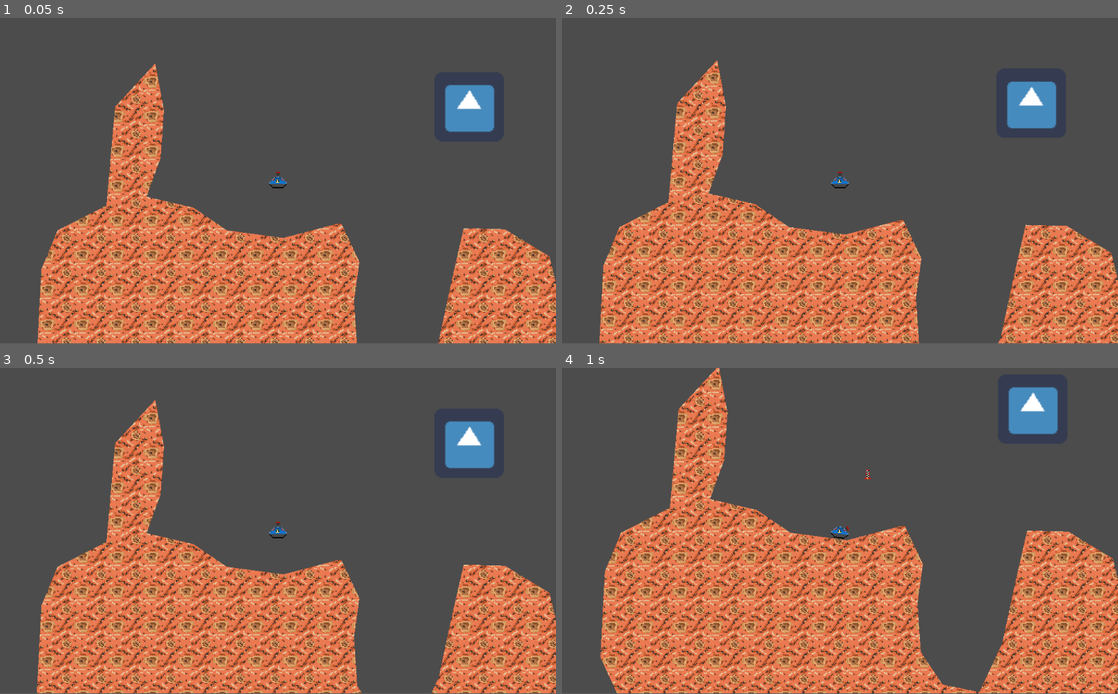
Above: before the commit, frames 1-4 (two rows, left to right).
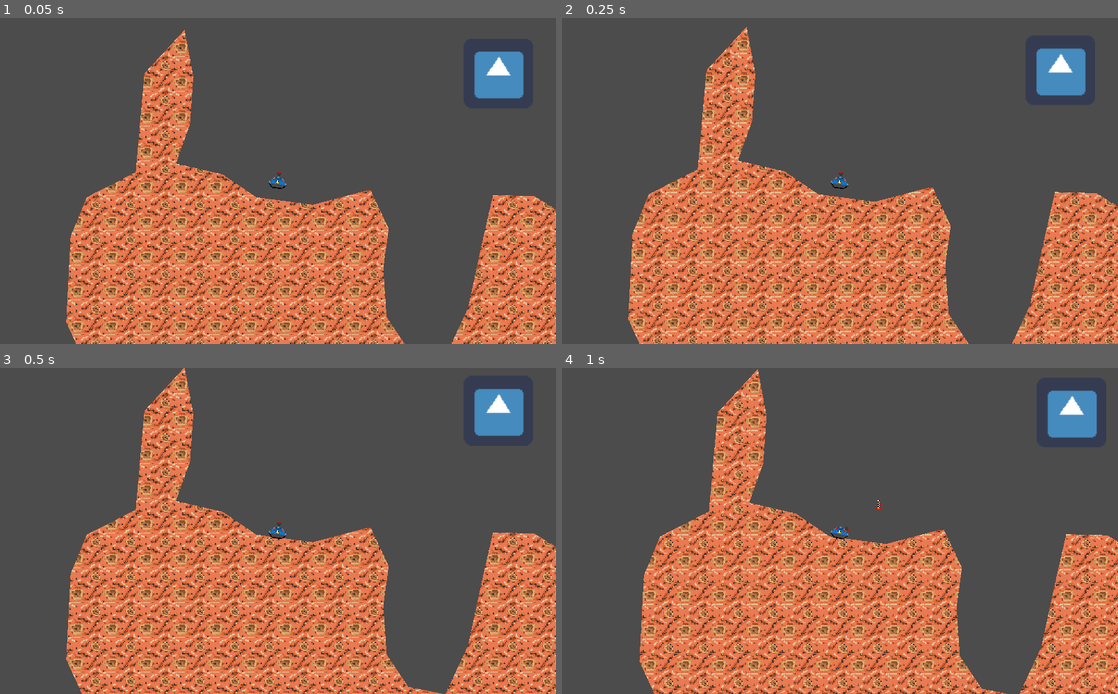
Above: after the commit, the same moments.

Repository: Blinc13/terrain_commander
Game: Godot game, scene res://TestScene.tscn
Same seed, same stepped clock (60 frames per second), same inputs: the game is played once before the commit and once after it. The project has no main scene, so this scene is started directly. The engine's default icon, where the game draws it, is replaced by a stand-in: a white triangle on a blue panel in a dark square.
Inputs (mouse positions are in pixels of both pictures, inside the frame that each line leads up to):
- Up to frame 1 (0.05 s): no input
- Up to frame 2 (0.25 s): no input
- Up to frame 3 (0.5 s): no input
- Up to frame 4 (1 s): move the mouse to (962, 514) at 0.52 s; hold A (right) from 0.53 s (still down); click (962, 514) at 0.6 s; tap W (up) at 0.77, 0.8 s
In our replay, the window is 800x468 before the commit and 800x469 after it. These sizes can differ from the game's own. Grey fills any space a smaller window leaves; there, only what the larger window draws over its background counts as a difference.

The runs differ from the first frame. In frame 1, 33% of the frame differs, in the area x 0-100%, y 3-100%; in frame 2, 34%; in frame 3, 35%; in frame 4, 37%, in the area x 0-100%, y 0-100%.

Commit message:
Improve player control
--Player node type changed from KinematicBody2D to RigidBody2D

Diff:
--- a/TestScene.tscn
+++ b/TestScene.tscn
@@ -33,6 +33,8 @@
 polygon = PoolVector2Array( 32, -32, 32, 32, -32, 32, -32, -32, 31, -32 )
 
 [node name="Player" parent="." instance=ExtResource( 5 )]
-position = Vector2( 226, 82 )
+position = Vector2( 199, 113 )
+rotation = 0.138881
+mass = 3.72
 
 [connection signal="body_entered" from="RigidBody2D" to="RigidBody2D" method="_on_RigidBody2D_body_entered"]
--- a/project.godot
+++ b/project.godot
@@ -41,7 +41,7 @@
 
 [display]
 
-window/stretch/mode="viewport"
+window/stretch/mode="2d"
 window/stretch/aspect="expand"
 
 [gui]
--- a/scenes/units/Player.tscn
+++ b/scenes/units/Player.tscn
@@ -4,10 +4,14 @@
 [ext_resource path="res://assets/textures/units/tank/base.png" type="Texture" id=2]
 [ext_resource path="res://src/objects/player.gd" type="Script" id=3]
 
-[sub_resource type="RectangleShape2D" id=1]
-extents = Vector2( 8, 5.5 )
+[sub_resource type="PhysicsMaterial" id=2]
+friction = 0.4
 
-[node name="Player" type="KinematicBody2D"]
+[node name="Player" type="RigidBody2D"]
+mass = 85.9
+physics_material_override = SubResource( 2 )
+contacts_reported = 1
+can_sleep = false
 script = ExtResource( 3 )
 
 [node name="Barrel" type="Sprite" parent="."]
@@ -16,10 +20,9 @@
 [node name="Base" type="Sprite" parent="."]
 texture = ExtResource( 2 )
 
-[node name="CollisionShape2D" type="CollisionShape2D" parent="."]
-position = Vector2( 0, 1.5 )
-shape = SubResource( 1 )
-
 [node name="Camera2D" type="Camera2D" parent="."]
 current = true
 zoom = Vector2( 0.5, 0.5 )
+
+[node name="CollisionPolygon2D" type="CollisionPolygon2D" parent="."]
+polygon = PoolVector2Array( 4, -3, 8, 1, 8, 3, 5, 6, -5, 6, -8, 3, -8, 1, -4, -3 )
--- a/src/objects/player.gd
+++ b/src/objects/player.gd
@@ -1,17 +1,13 @@
-extends KinematicBody2D
+#TODO: Add another component to movement(because now it is bagy)
+extends RigidBody2D
 
 var rocket = preload("res://scenes/projectile/Rocket.tscn")
 
 export(float) var BARREL_MOVE_SPEED = 10.0
-export(float) var DRIVING_SPEED = 50.0
 export(float) var ACCELERATION = 15.0
-export(float) var DECELERATION = 10.0
-export(float) var GRAVITY = 98.0
 
 onready var barrel = $Barrel
-onready var base = $Base
 
-var velocity: Vector2
 var target_angle: float = 0.0
 
 func _input(event):
@@ -23,24 +19,23 @@
 func _physics_process(delta):
 	calculate_barrel_angle()
 
-	var input = Input.get_vector("right", "left", "up", "down")
+	if Input.is_action_just_pressed("fire"):
+		fire()
 
-	if input.x != 0:
-		velocity.x = clamp(velocity.x + (input.x * ACCELERATION * delta), -DRIVING_SPEED, DRIVING_SPEED)
-	else:
-		velocity.x -= clamp(velocity.x, -1, 1) * DECELERATION * delta
+func _integrate_forces(state):
+	var input = Input.get_vector("left", "right", "up", "down")
 
-	if !self.is_on_floor():
-		velocity.y += GRAVITY * delta
-	else:
-		velocity.y = 0
-		rotation = get_floor_angle(Vector2.UP)
+	if state.get_contact_count() > 0:
+		var normal = position.direction_to(state.get_contact_local_position(0))
+		var angle = Vector2(cos(rotation), sin(rotation)).dot(normal)
 
-	move_and_slide(velocity, Vector2.UP)
+		# If contact point is under the tank, apply impulse
+		if abs(angle) < 0.69:
+			var move_dir = input.rotated(normal.angle() + PI/2)
+
+			state.apply_impulse(Vector2.DOWN * 5, move_dir * ACCELERATION)
 
 
-	if Input.is_action_just_pressed("fire"):
-		fire()
 
 func calculate_barrel_angle():
 	var weight = abs(target_angle - barrel.rotation) / BARREL_MOVE_SPEED
--- a/src/objects/projectile.gd
+++ b/src/objects/projectile.gd
@@ -9,7 +9,7 @@
 	var colision = move_and_collide(velocity)
 
 	if colision:
-		var polygon = PolygonGenerator.generate_circle(56)
+		var polygon = PolygonGenerator.generate_circle(25)
 
 		terrain.cut_of(polygon, colision.collider, global_position)
 		queue_free()
--- a/src/objects/terrain_fragment.gd
+++ b/src/objects/terrain_fragment.gd
@@ -1,7 +1,6 @@
 extends StaticBody2D
 
 class_name TerrainFragment
-
 
 class FragmentParameters:
 	var texture: Texture
@@ -10,6 +9,7 @@
 	func _init(tex: Texture, mat: Material):
 		texture = tex
 		material = mat
+
 
 var pol: Polygon2D
 var col: CollisionPolygon2D
--- a/src/singletons/polygon_generator.gd
+++ b/src/singletons/polygon_generator.gd
@@ -1,7 +1,7 @@
 extends Node
 
 
-func generate_circle(radius: float) -> PoolVector2Array:
+static func generate_circle(radius: float) -> PoolVector2Array:
 	var output = PoolVector2Array()
 
 	for x in range(0, 380, 24):
